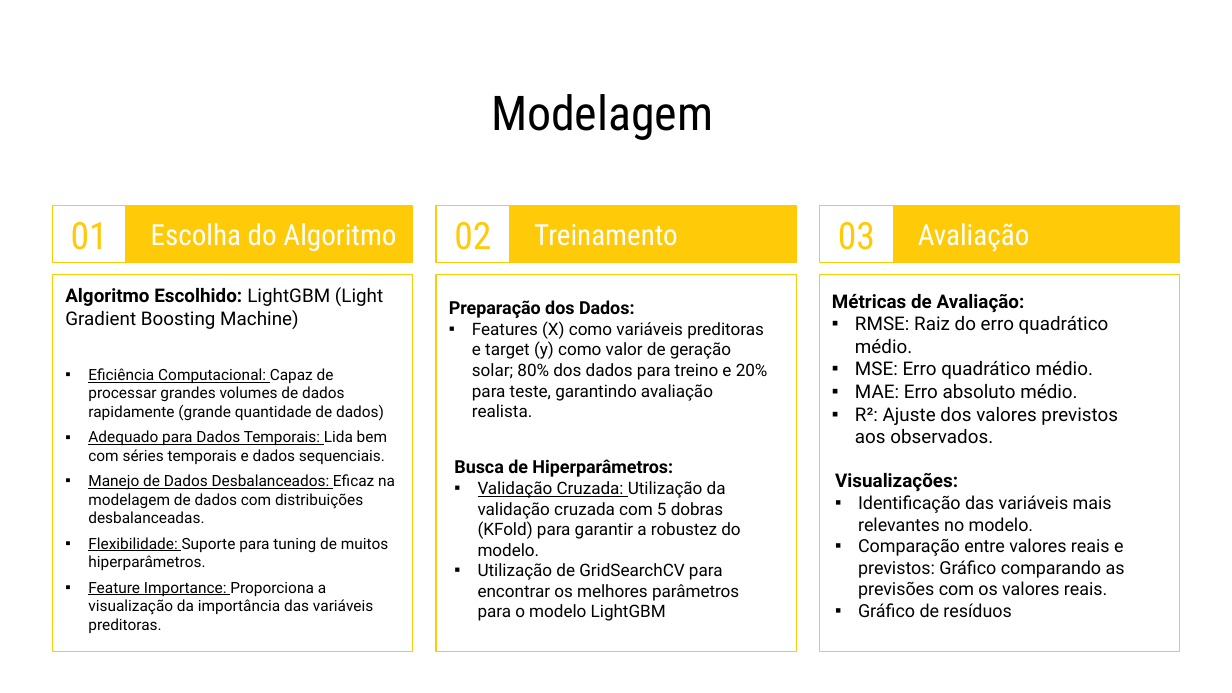
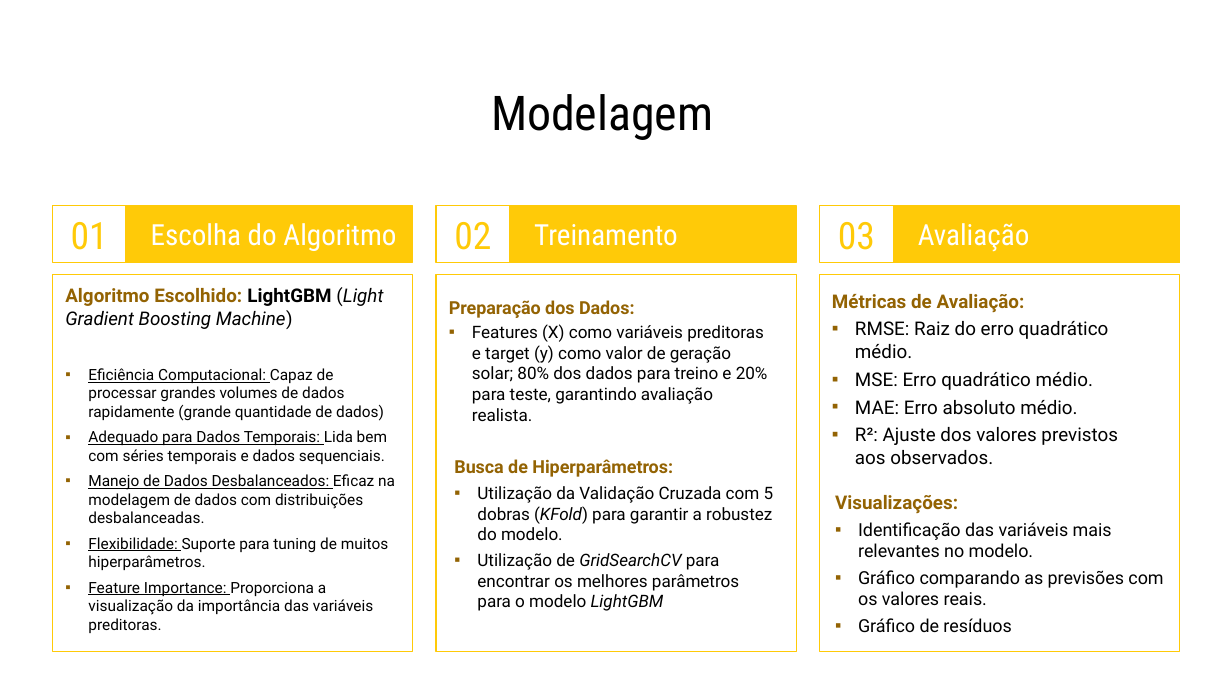
Before and after one commit to afazevedo/RadiantForecast, a slide deck: slide 18 of docs/presentation.pptx. Drawn at 1232x693 pixels with LibreOffice and Linux fonts; fonts in the diff are those of the drawing. Boxes give left, top, right and bottom in pixels: in the first picture for what was removed or moved away, otherwise in the second. Text is boxed around its words. In the diff, an @@ line names an element or a change of style, - is before the commit and + after.

```diff
--- a/docs/presentation.pptx
+++ b/docs/presentation.pptx
@@ text "Algoritmo Escolhido: LightGBM (Light Gradient ..." at [65, 287, 395, 633]: text colour #000000 to #936303 in "Algoritmo Escolhido:"; bold on in "LightGBM"; italic on in "(Light Gradient Boosting Machine)"; bullet colour #000000 to #936303 @@
@@ text "Preparação dos Dados:" at [449, 300, 768, 421]: text colour #000000 to #936303 in "Preparação dos Dados:"; more space between paragraphs; bullet colour #000000 to #936303 @@
@@ text "Métricas de Avaliação:" at [832, 294, 1118, 465]: text colour #000000 to #936303 in "Métricas de Avaliação:"; more space between paragraphs; bullet colour #000000 to #936303 @@
@@ text at [454, 459, 739, 611]: text colour #000000 to #936303 in "Busca de Hiperparâmetros:"; italic on in "GridSearchCV LightGBM"; more space between paragraphs; bullet colour #000000 to #936303 @@
@@ text at [477, 486, 774, 540]: text changed @@
-▪ Validação Cruzada: Utilização da validação cruzada com 5 dobras (KFold) para garantir a robustez do modelo.
+▪ Utilização da Validação Cruzada com 5 dobras (KFold) para garantir a robustez do modelo.
@@ text "Visualizações:": place and size @@
-text "Visualizações:" at [835, 473, 1125, 617]
+text "Visualizações:" at [835, 495, 1163, 632]
@@ text at [835, 495, 1112, 632]: text colour #000000 to #936303 in "Visualizações:"; more space between paragraphs; bullet colour #000000 to #936303 @@
@@ text at [858, 570, 1163, 605]: text changed @@
-▪ Comparação entre valores reais e previstos: Gráfico comparando as previsões com os valores reais.
+▪ Gráfico comparando as previsões com os valores reais.
```
Also in this commit, not shown: 18 other slides changed, 3 slides added, 3 slides removed, 4 other files.
